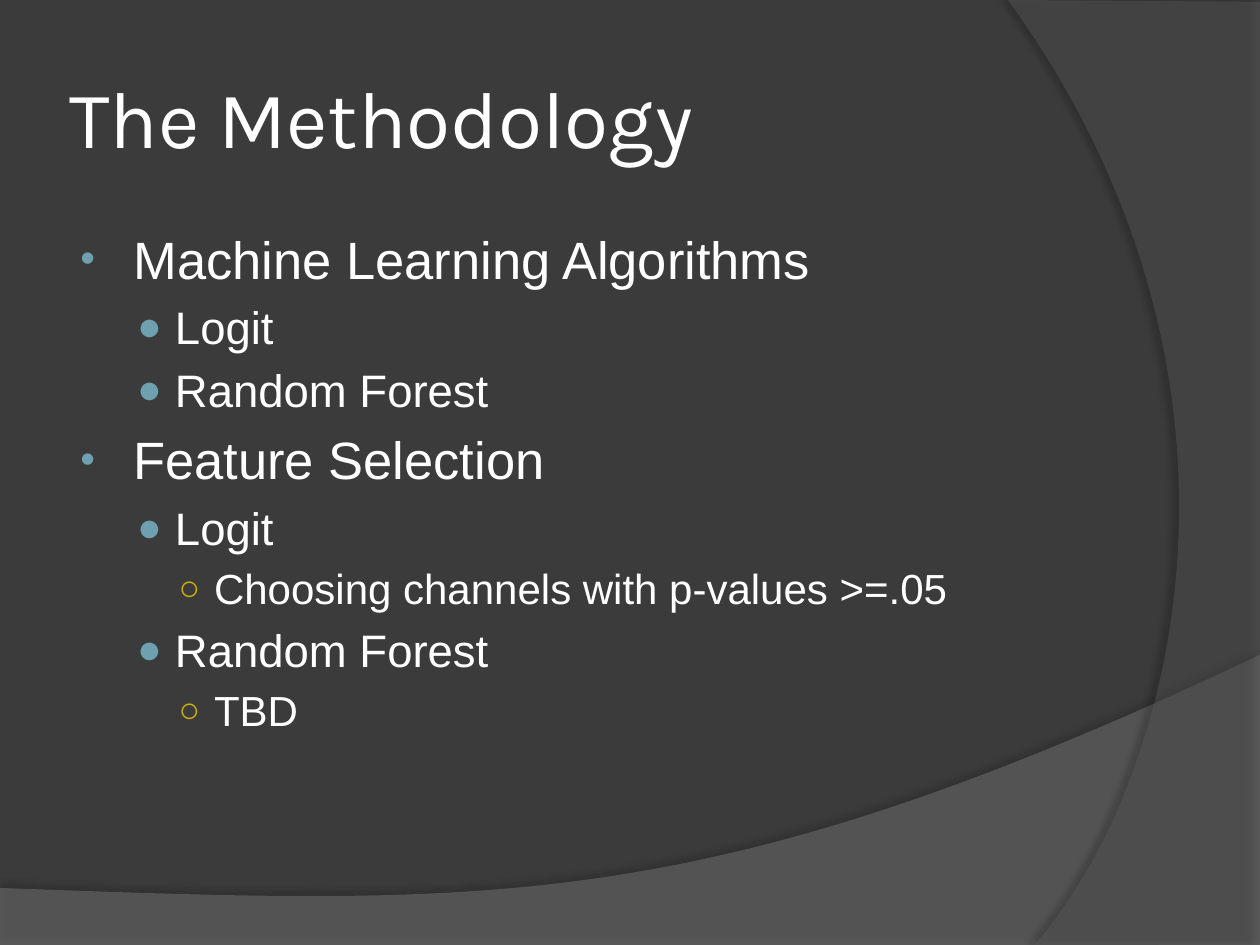
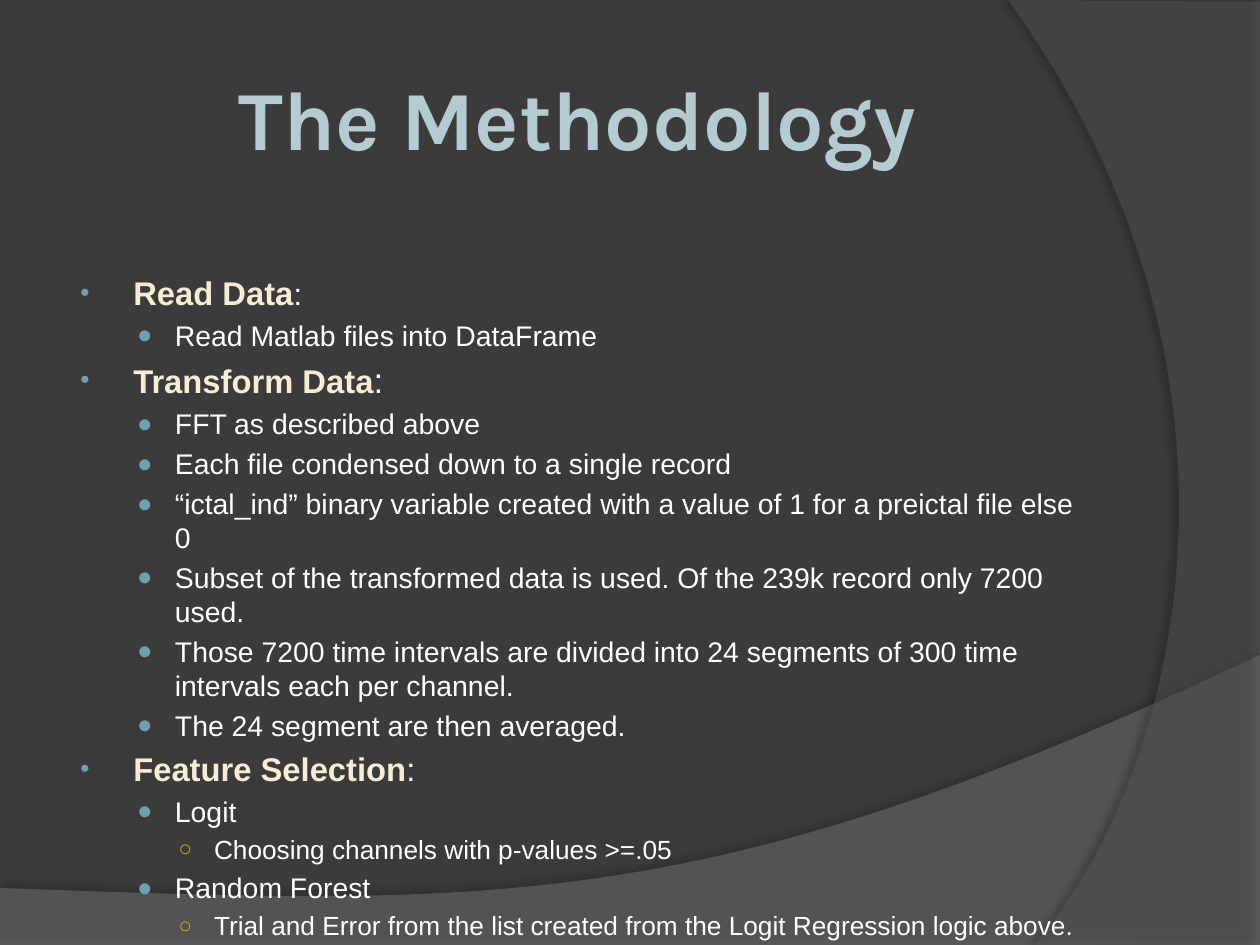
Before and after one commit to edeo/landsat_looker, a slide deck: slide 12 of chad/project/EpilepsyProject.pptx (slide 8 before the commit). Drawn at 1260x945 pixels with LibreOffice and Linux fonts; fonts in the diff are those of the drawing. Boxes give left, top, right and bottom in pixels: in the first picture for what was removed or moved away, otherwise in the second. Text is boxed around its words. In the diff, an @@ line names an element or a change of style, - is before the commit and + after.

```diff
--- a/chad/project/EpilepsyProject.pptx
+++ b/chad/project/EpilepsyProject.pptx
@@ title "The Methodology" at bbox=[239, 92, 916, 170]: size 46 to 48 pt, text colour #FFFFFF to gradient #89DEFF to #517682, letter outline none to #FCFDFD 1.4 pt, bold on; alignment left to centre @@
@@ text at bbox=[133, 281, 1073, 782]: text changed; size 30 to 16.2 pt @@
-• Machine Learning Algorithms
-  ● Logit
-  ● Random Forest
-• Feature Selection
+• Read Data:
+  ● Read Matlab files into DataFrame
+• Transform Data:
+  ● FFT as described above
+  ● Each file condensed down to a single record
+  ● “ictal_ind” binary variable created with a value of 1 for a preictal file else 0
+  ● Subset of the transformed data is used. Of the 239k record only 7200 used.
+  ● Those 7200 time intervals are divided into 24 segments of 300 time intervals each per channel.
+  ● The 24 segment are then averaged.
+• Feature Selection:
@@ text at bbox=[175, 801, 672, 899]: size 26 to 16.2 pt in "Logit", "Random Forest"; size 24 to 15 pt in "Choosing channels with p-values >=.05"; less space between paragraphs @@
@@ text at bbox=[214, 916, 1073, 941]: text changed; size 24 to 15 pt @@
-    ○ TBD
+    ○ Trial and Error from the list created from the Logit Regression logic above.
```
Also in this commit, not shown: 9 other slides changed, 7 slides added, 3 slides removed, 1 other file.
